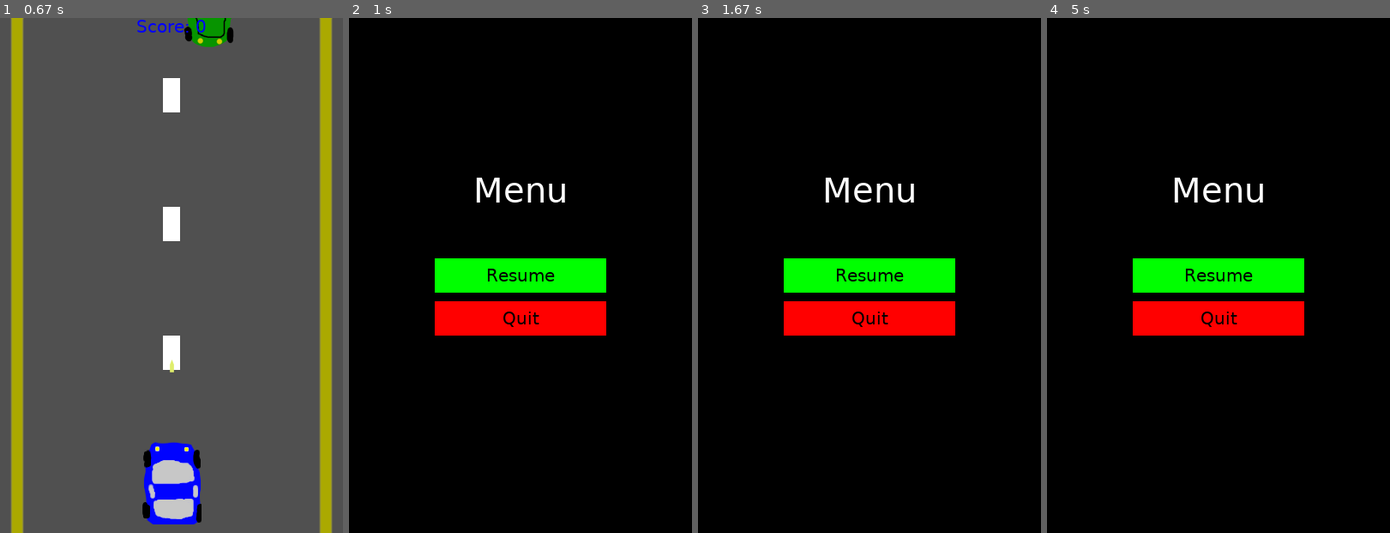
Above: before the commit, frames 1-4 (left to right).
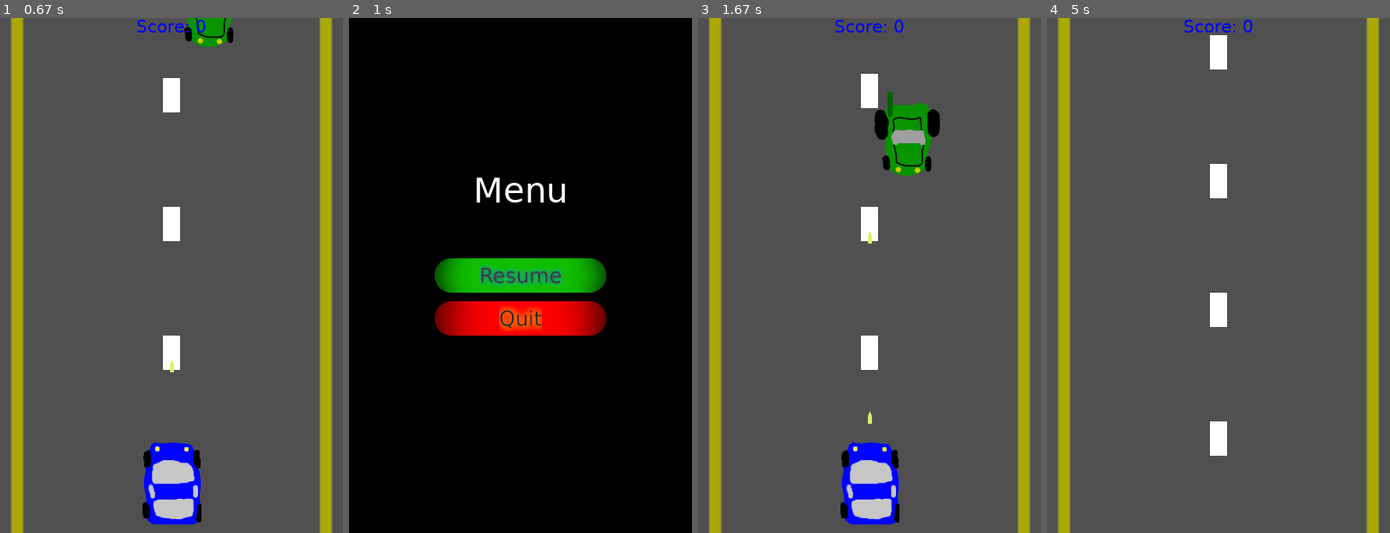
Above: after the commit, the same moments.

Repository: mnguyen4/learning-py-game
Game: pygame game, started from src/game_main_2.py
The game is run twice, just before and just after one commit, with the same random seed, the same clock (stepped at 60 frames per second) and the same inputs.
Inputs (mouse positions are in pixels of both pictures, inside the frame that each line leads up to):
- Up to frame 1 (0.67 s): tap Space at 0.33 s
- Up to frame 2 (1 s): hold Esc from 0.67 s (still down); hold Right from 0.67 s (still down); tap Space at 0.73 s
- Up to frame 3 (1.67 s): tap Space at 1.03, 1.23, 1.53 s; release Esc at 1.13 s; release Right at 1.13 s; hold Esc 1.17-1.63 s
- Up to frame 4 (5 s): hold Right 1.67-2.13 s; move the mouse to (1252, 388) at 1.7 s; tap Space at 1.73, 2.03, 2.23, 2.53, 2.73, 3.03 s; hold Right 2.17-2.63 s; hold Left 2.67-3.2 s

Frame 1 is identical in both runs. In frame 2, 5.3% of the frame differs, in the area x 25-75%, y 46-62%; in frame 3, 99%; in frame 4, 100%, in the area x 0-100%, y 0-100%.

Commit message:
Very nice menu buttons.

Diff:
--- a/src/characters.py
+++ b/src/characters.py
@@ -52,7 +52,6 @@
                 pygame.time.set_timer(game_state.RELOAD, 1000)
                 pygame.event.post(pygame.event.Event(game_state.SHOOT))
 
-
     def draw(self, surface):
         surface.blit(self.image, self.rect)
 
@@ -72,11 +71,11 @@
         surface.blit(self.image, self.rect)
 
 class Button(pygame.sprite.Sprite):
-    def __init__(self, btn_text, btn_color):
+    def __init__(self, image, y_pos):
         super().__init__()
+        self.image = image
         self.surf = pygame.Surface((game_state.SCREEN_WIDTH / 2, 40))
-        self.surf.fill(btn_color)
-        self.surf.blit(btn_text, btn_text.get_rect(center=(self.surf.get_width() / 2, self.surf.get_height() / 2)))
+        self.rect = self.surf.get_rect(center=(game_state.SCREEN_WIDTH / 2, y_pos))
 
 class Title(pygame.sprite.Sprite):
     def __init__(self):
--- a/src/game_functions.py
+++ b/src/game_functions.py
@@ -25,24 +25,22 @@
 def menu(game_surface):
     fps = pygame.time.Clock()
     font = pygame.font.SysFont("Verdana", 40)
-    small_font = pygame.font.SysFont("Verdana", 20)
     menu_txt = font.render("Menu", True, game_state.WHITE)
-    resume_txt = small_font.render("Resume", True, game_state.BLACK)
-    quit_txt = small_font.render("Quit", True, game_state.BLACK)
     game_surface.fill(game_state.BLACK)
     game_surface.blit(menu_txt, menu_txt.get_rect(center=(game_state.SCREEN_WIDTH / 2, game_state.SCREEN_HEIGHT / 3)))
-    resume_btn = Button(resume_txt, game_state.GREEN)
-    resume_btn.rect = resume_btn.surf.get_rect(center=(game_state.SCREEN_WIDTH / 2, game_state.SCREEN_HEIGHT / 2))
-    game_surface.blit(resume_btn.surf, resume_btn.rect)
-    quit_btn = Button(quit_txt, game_state.RED)
-    quit_btn.rect = quit_btn.surf.get_rect(center=(game_state.SCREEN_WIDTH / 2, game_state.SCREEN_HEIGHT / 2 + 50))
-    game_surface.blit(quit_btn.surf, quit_btn.rect)
+    resume_btn = Button(game_state.RESUME_IMG, game_state.SCREEN_HEIGHT / 2)
+    game_surface.blit(resume_btn.image, resume_btn.rect)
+    quit_btn = Button(game_state.QUIT_IMG, game_state.SCREEN_HEIGHT / 2 + 50)
+    game_surface.blit(quit_btn.image, quit_btn.rect)
     while game_state.MENU:
         mouse = pygame.mouse.get_pos()
         for event in pygame.event.get():
             if event.type == QUIT:
                 pygame.quit()
                 sys.exit()
+            if event.type == pygame.KEYDOWN:
+                if event.key == pygame.K_ESCAPE:
+                    game_state.MENU = False
             if event.type == pygame.MOUSEBUTTONDOWN:
                 if resume_btn.rect.left <= mouse[0] <= resume_btn.rect.right and resume_btn.rect.top <= mouse[1] <= resume_btn.rect.bottom:
                     game_state.MENU = False
--- a/src/game_main_2.py
+++ b/src/game_main_2.py
@@ -36,6 +36,10 @@
 
 while True:
     for event in pygame.event.get():
+        if event.type == pygame.KEYDOWN:
+            if event.key == pygame.K_ESCAPE:
+                game_state.MENU = True
+                game_functions.menu(DISPLAY_SURF)
         if event.type == game_state.SPAWN_ENEMY:
             e2 = Enemy(game_state.ENEMIES[random.randint(0, 2)])
             enemies.add(e2)
@@ -77,10 +81,6 @@
         game_state.SCORE += 10
         power = game_state.SCORE // 100
         game_state.POWER = power if power < 4 else 4
-    pressed_keys = pygame.key.get_pressed()
-    if pressed_keys[K_ESCAPE]:
-        game_state.MENU = True
-        game_functions.menu(DISPLAY_SURF)
 
     fps.tick(game_state.FRAME_RATE)
     pygame.display.update()
--- a/src/game_state.py
+++ b/src/game_state.py
@@ -61,3 +61,5 @@
 PLAYER_IMG = pygame.image.load("resources/car1.png")
 TITLE_IMG = pygame.image.load("resources/title.png")
 GAMEOVER_IMG = pygame.image.load("resources/gameover.png")
+RESUME_IMG = pygame.image.load("resources/resume.png")
+QUIT_IMG = pygame.image.load("resources/quit.png")
Binary file added: resources/quit.png
Binary file added: resources/resume.png
